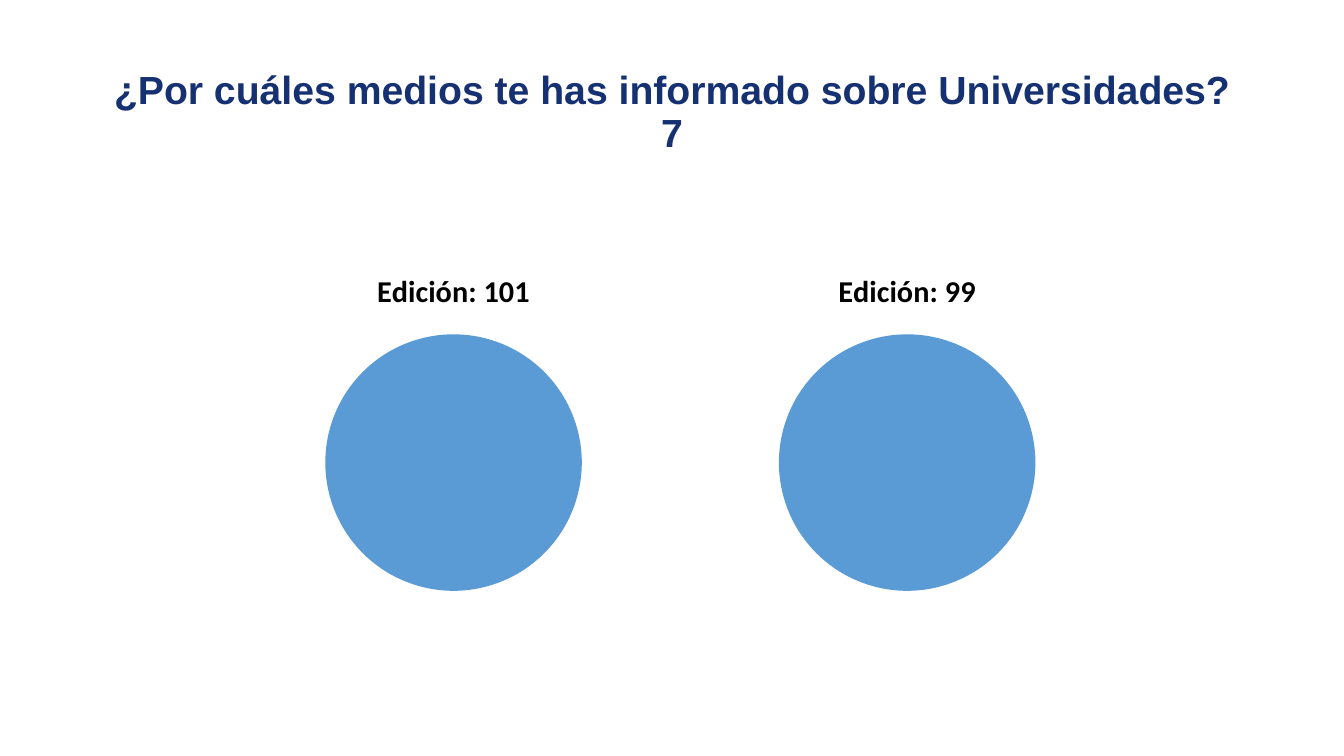
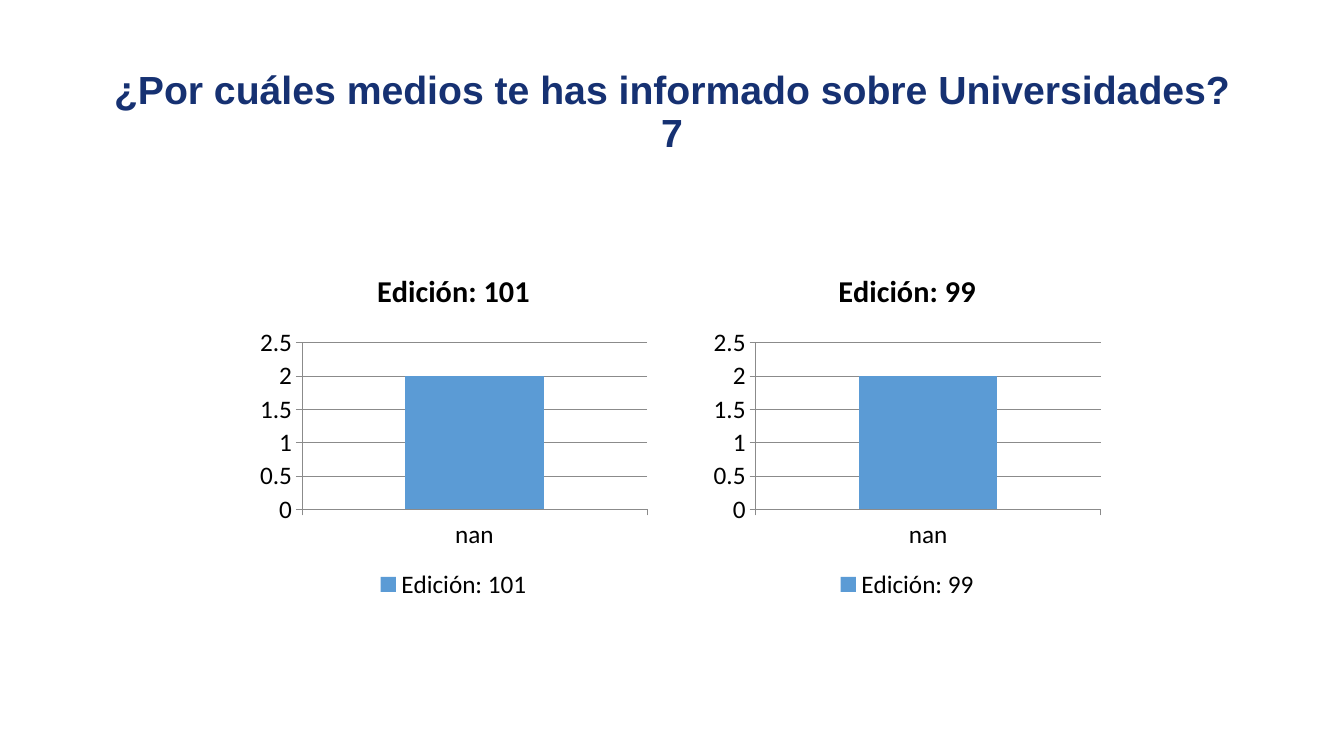
Before and after one commit to david-monroy/sistema-aid, a slide deck: slide 3 of sistemaaid/backend/ia/presentaciones/pruebapresentaciones.pptx (slide 2 before the commit). Drawn at 1344x756 pixels with LibreOffice and Linux fonts; fonts in the diff are those of the drawing. Boxes give left, top, right and bottom in pixels: in the first picture for what was removed or moved away, otherwise in the second. Text is boxed around its words. In the diff, an @@ line names an element or a change of style, - is before the commit and + after.

```diff
--- a/sistemaaid/backend/ia/presentaciones/pruebapresentaciones.pptx
+++ b/sistemaaid/backend/ia/presentaciones/pruebapresentaciones.pptx
@@ pie chart at bbox=[252, 252, 655, 605] @@
@@ pie chart to column chart @@
-categories: 1
+categories: nan
-Edición: 101: 100
+Edición: 101: 2
@@ colours of single points changed @@
@@ legend changed @@
@@ category axis changed @@
@@ value axis changed @@
@@ pie chart at bbox=[706, 252, 1109, 605] @@
@@ pie chart to column chart @@
-categories: 1
+categories: nan
-Edición: 99: 100
+Edición: 99: 2
@@ colours of single points changed @@
@@ legend changed @@
@@ category axis changed @@
@@ value axis changed @@
```
Also in this commit, not shown: 4 other slides changed, 1 slide added, 1 other file.
